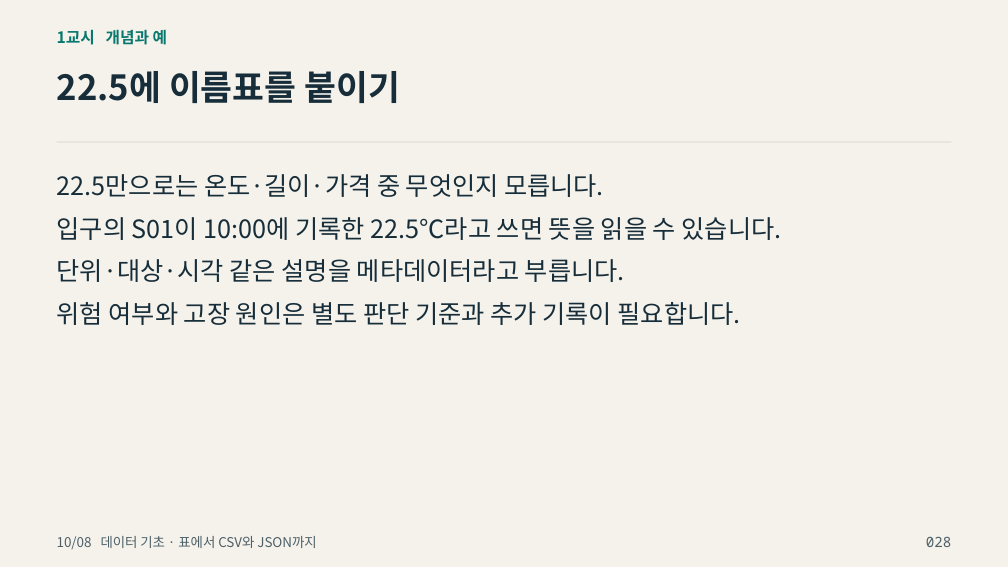
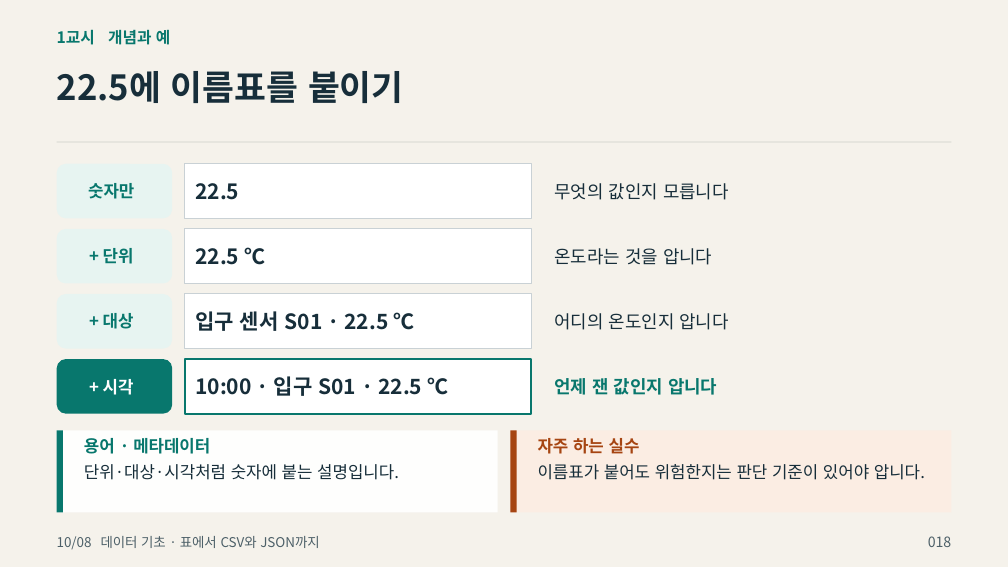
Before and after one commit to zeusk302-png/kdigital-physical-ai, a slide deck: slide 18 of downloads/2026-10-08/readable-slides.pptx (slide 28 before the commit). Drawn at 1008x567 pixels with LibreOffice and Linux fonts; fonts in the diff are those of the drawing; background and template pictures are left out. Boxes give left, top, right and bottom in pixels: in the first picture for what was removed or moved away, otherwise in the second. Text is boxed around its words. In the diff, an @@ line names an element or a change of style, - is before the commit and + after.

```diff
--- a/downloads/2026-10-08/readable-slides.pptx
+++ b/downloads/2026-10-08/readable-slides.pptx
@@ rounded rectangle added at [57,164,172,219], fill #E7F4F1, 16 pt, text #08776D, bold @@
+숫자만
@@ rectangle added at [185,164,531,219], fill #FFFFFF, outline #C9D1D5 1 pt, 20 pt, text #172E3A, bold @@
+22.5
@@ text "무엇의 값인지 모릅니다" at [554,183,729,200]: vertical alignment top to middle @@
@@ text at [554,183,729,200]: text changed; size 24 to 17 pt @@
-22.5만으로는 온도·길이·가격 중 무엇인지 모릅니다.
+무엇의 값인지 모릅니다
@@ text removed at [57,217,782,240] @@
-입구의 S01이 10:00에 기록한 22.5℃라고 쓰면 뜻을 읽을 수 있습니다.
@@ rounded rectangle added at [57,229,172,284], fill #E7F4F1, 16 pt, text #08776D, bold @@
++ 단위
@@ rectangle added at [185,229,531,284], fill #FFFFFF, outline #C9D1D5 1 pt, 20 pt, text #172E3A, bold @@
+22.5 ℃
@@ text removed at [57,259,625,282] @@
-단위·대상·시각 같은 설명을 메타데이터라고 부릅니다.
@@ text added at [554,248,712,265], 17 pt, text #172E3A @@
+온도라는 것을 압니다
@@ rounded rectangle added at [57,294,172,349], fill #E7F4F1, 16 pt, text #08776D, bold @@
++ 대상
@@ rectangle added at [185,294,531,349], fill #FFFFFF, outline #C9D1D5 1 pt, 20 pt, text #172E3A, bold @@
+입구 센서 S01 · 22.5 ℃
@@ text removed at [57,302,741,325] @@
-위험 여부와 고장 원인은 별도 판단 기준과 추가 기록이 필요합니다.
@@ text added at [554,313,729,330], 17 pt, text #172E3A @@
+어디의 온도인지 압니다
@@ rounded rectangle added at [57,359,172,414], fill #08776D, 16 pt, text #FFFFFF, bold @@
++ 시각
@@ rectangle added at [185,359,531,414], fill #FFFFFF, outline #08776D 2 pt, 20 pt, text #172E3A, bold @@
+10:00 · 입구 S01 · 22.5 ℃
@@ text added at [554,378,717,395], 17 pt, text #08776D, bold @@
+언제 잰 값인지 압니다
@@ rectangle added at [57,430,498,512], fill #FFFFFF at 94% opacity @@
@@ rectangle added at [57,430,63,512], fill #08776D @@
@@ text added at [84,438,210,454], 16 pt, text #08776D, bold @@
+용어 · 메타데이터
@@ rectangle added at [510,430,951,512], fill #FBEDE3 @@
@@ rectangle added at [510,430,516,512], fill #A64512 @@
@@ text added at [538,438,640,454], 16 pt, text #A64512, bold @@
+자주 하는 실수
@@ text added at [84,464,399,480], 16 pt, text #172E3A @@
+단위·대상·시각처럼 숫자에 붙는 설명입니다.
@@ text added at [538,464,925,480], 16 pt, text #172E3A @@
+이름표가 붙어도 위험한지는 판단 기준이 있어야 압니다.
@@ text at [928,536,952,547]: text changed; font Noto Sans Mono to Noto Sans CJK KR @@
-028
+018
```
Also in this commit, not shown: 83 other slides changed, 33 slides added, 23 slides removed, 11 other files.
